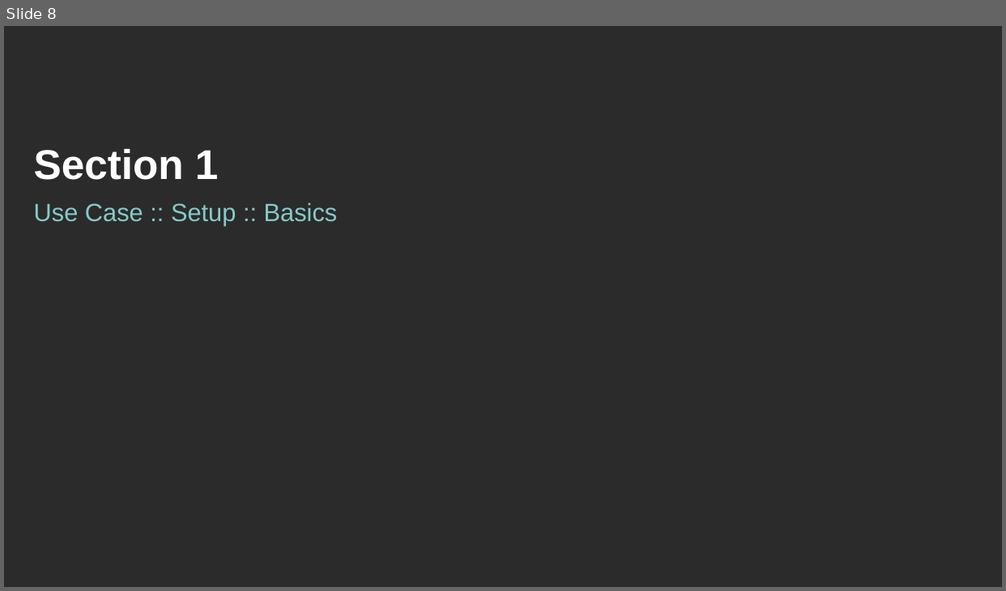
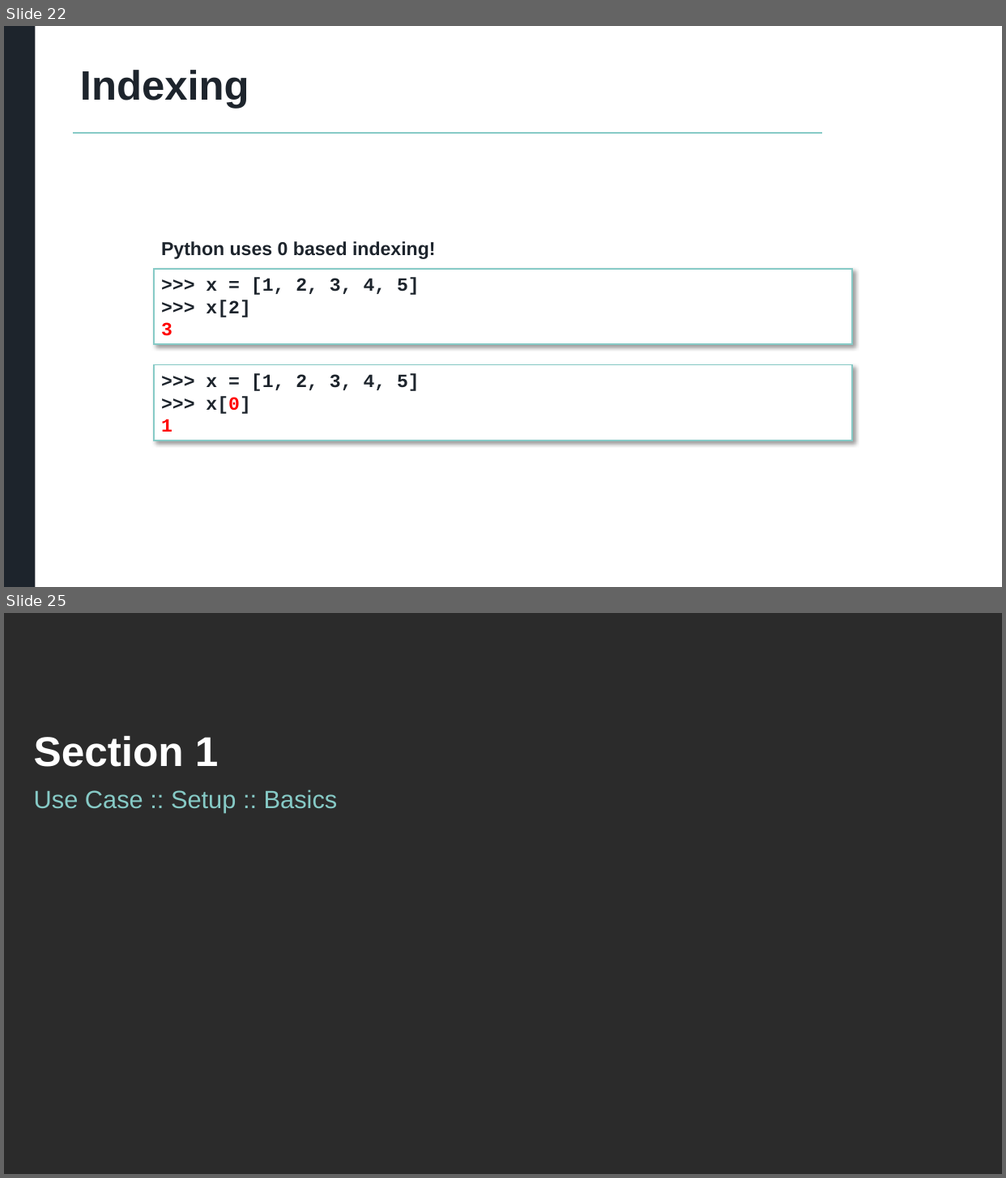
Before and after one commit to atorus-research/MultilingualMarkdown, a slide deck: MultilingualMarkdown.pptx. Shown one above the other, each under a label of ours: slide 8 before the commit, slides 22 and 25 after it; the slides between them are not shown. The pictures are 1006x591 and 1006x1178 pixels, drawn with LibreOffice and Linux fonts; fonts in the diff are those of the drawing; background and template pictures are left out; a plain dark background stands for a picture behind light text. Boxes give left, top, right and bottom in pixels: in the first picture for what was removed or moved away, otherwise in the second. Text is boxed around its words. In the diff, an @@ line names an element or a change of style, - is before the commit and + after.

```diff
--- a/MultilingualMarkdown.pptx
+++ b/MultilingualMarkdown.pptx
@@ slide 22 added at (4,26,1002,587), background #FFFFFF @@
@@ rectangle added at (4,26,36,587), fill #1D242C @@
@@ title added at (80,70,249,109), 39.6 pt, text #1D242C, bold @@
+Indexing
@@ line added from (73, 133) to (822, 133), #86CAC6 1 pt @@
@@ text added at (161,241,436,259), 18 pt, text #1D242C, bold @@
+Python uses 0 based indexing!
@@ rectangle added at (154,269,852,345), fill #FFFFFF, outline #86CAC6 1 pt, 18 pt, text #1D242C, bold @@
+>>> x = [1, 2, 3, 4, 5]
+>>> x[2]
+3
@@ rectangle added at (154,365,852,441), fill #FFFFFF, outline #86CAC6 1 pt, 18 pt, text #1D242C, bold @@
+>>> x = [1, 2, 3, 4, 5]
+>>> x[0]
+1
@@ what was slide 8 is now slide 25 @@
```
Also in this commit, not shown: 8 slides changed, 17 other slides added, 1 slide removed.
